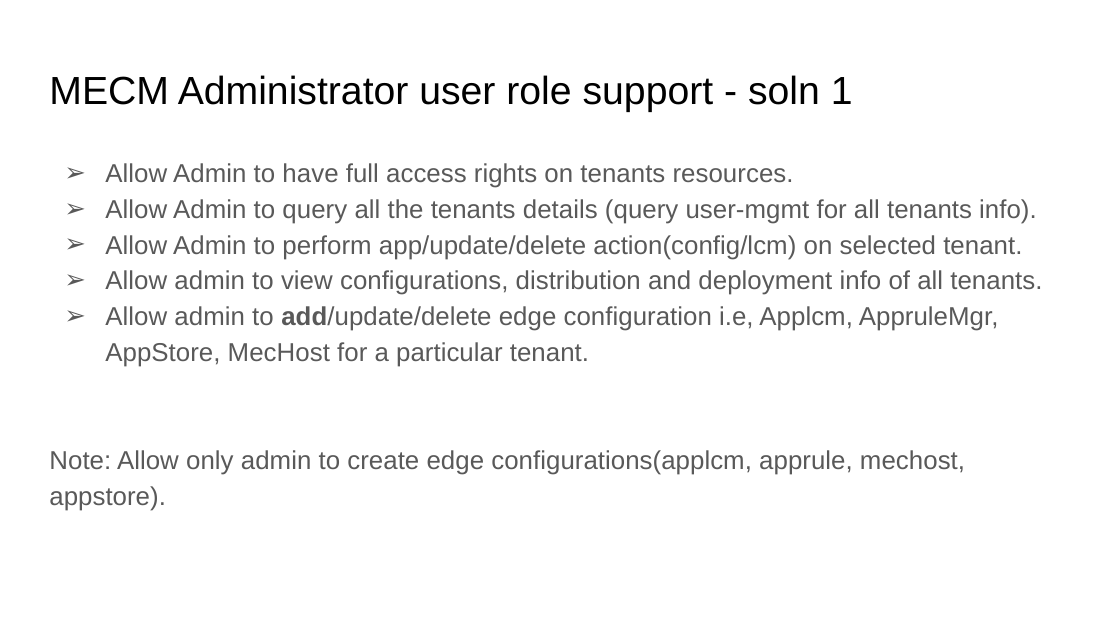
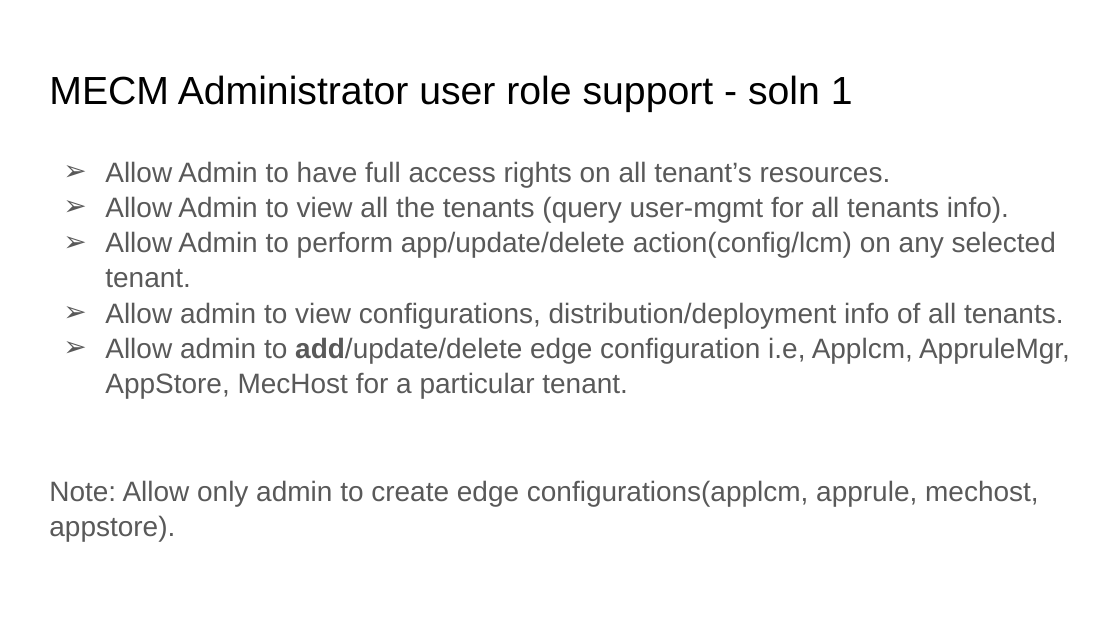
Before and after one commit to EdgeGallery/community, a slide deck: slide 8 of MECM PT/Release V1.1/MECM admin role support.pptx (slide 7 before the commit). Drawn at 1120x630 pixels with LibreOffice and Linux fonts; fonts in the diff are those of the drawing. Boxes give left, top, right and bottom in pixels: in the first picture for what was removed or moved away, otherwise in the second. Text is boxed around its words. In the diff, an @@ line names an element or a change of style, - is before the commit and + after.

Commit message:
mecm admin role support

```diff
--- a/MECM PT/Release V1.1/MECM admin role support.pptx
+++ b/MECM PT/Release V1.1/MECM admin role support.pptx
@@ text at box(105, 161, 1064, 328): text changed; size 16.6 to 18 pt @@
-➢ Allow Admin to have full access rights on tenants resources.
-➢ Allow Admin to query all the tenants details (query user-mgmt for all tenants info).
-➢ Allow Admin to perform app/update/delete action(config/lcm) on selected tenant.
-➢ Allow admin to view configurations, distribution and deployment info of all tenants.
+➢ Allow Admin to have full access rights on all tenant’s resources.
+➢ Allow Admin to view all the tenants (query user-mgmt for all tenants info).
+➢ Allow Admin to perform app/update/delete action(config/lcm) on any selected tenant.
+➢ Allow admin to view configurations, distribution/deployment info of all tenants.
@@ text at box(49, 337, 1070, 541): size 16.6 to 18 pt in "Allow admin to add/update/delete edge configuration i.e, ...", "Note: Allow only admin to create edge ..."; indent changed; line spacing 1.15 to 1.05 @@
```
Also in this commit, not shown: 5 other slides changed, 2 slides added.
